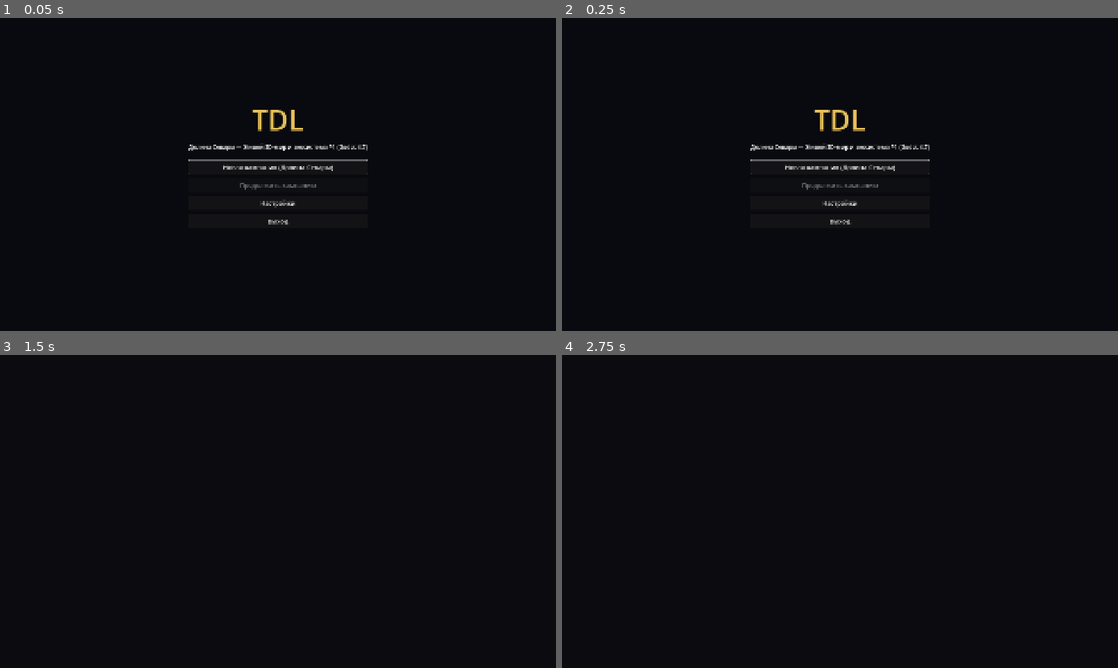
Above: before the commit, frames 1-4 (two rows, left to right).
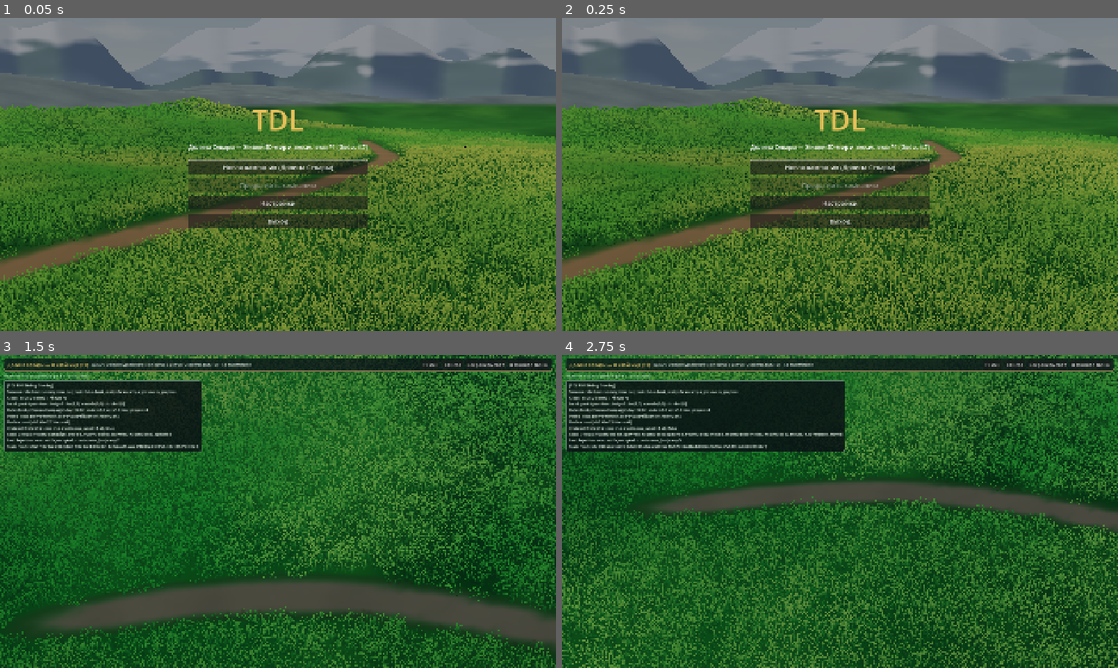
Above: after the commit, the same moments.

Repository: PandaGarry/TDL
Game: Godot game, scene res://scenes/main/main.tscn
The game is run twice, just before and just after one commit, with the same random seed, the same clock (stepped at 60 frames per second) and the same inputs.
Inputs (mouse positions are in pixels of both pictures, inside the frame that each line leads up to):
- Up to frame 1 (0.05 s): no input
- Up to frame 2 (0.25 s): no input
- Up to frame 3 (1.5 s): click "Новая кампания (Долина Севары)" at 0.5 s; tap Enter at 1.25 s; move the mouse to (400, 495) at 1.27 s; hold D (move_right) from 1.28 s (still down); tap F (assist_or_talk) at 1.35 s; click (400, 495) at 1.42 s
- Up to frame 4 (2.75 s): move the mouse to (728, 527) at 2.02 s; release D (move_right) at 2.03 s; hold S (move_down) from 2.03 s (still down); tap B (build_or_repair) at 2.1 s

The runs differ from the first frame. In frame 1, 99% of the frame differs, in the area x 0-100%, y 0-100%; in frame 2, 99%; in frame 3, 94%; in frame 4, 90%.
Error before the commit: Parse Error: Function "_rebuild_ecology_and_flora()" not found in base self. (res://scripts/presentation/world3d/sevara_world_3d.gd:123)

Commit message:
fix(world3d): populate meadow grass carpet on initial build for main menu
Co-authored-by: arena-agent <297053741+arena-agent@users.noreply.github.com>

Diff:
--- a/scripts/presentation/world3d/sevara_world_3d.gd
+++ b/scripts/presentation/world3d/sevara_world_3d.gd
@@ -120,7 +120,6 @@
 	_build_terrain_and_water()
 	_build_containers()
 	_populate_static_settlement()
-	_rebuild_ecology_and_flora(1.0)
 	_apply_camera_transform(true)
 
 
@@ -388,6 +387,7 @@
 
 
 func _populate_static_settlement() -> void:
+	_meadow_multimesh_root.add_child(SevaraPropsFactory3D.build_dense_meadow_multimeshes(1.0))
 	if LOOKDEV_STEP >= 4:
 		SevaraPropsFactory3D.populate_static_settlement(_settlement_root)
 
